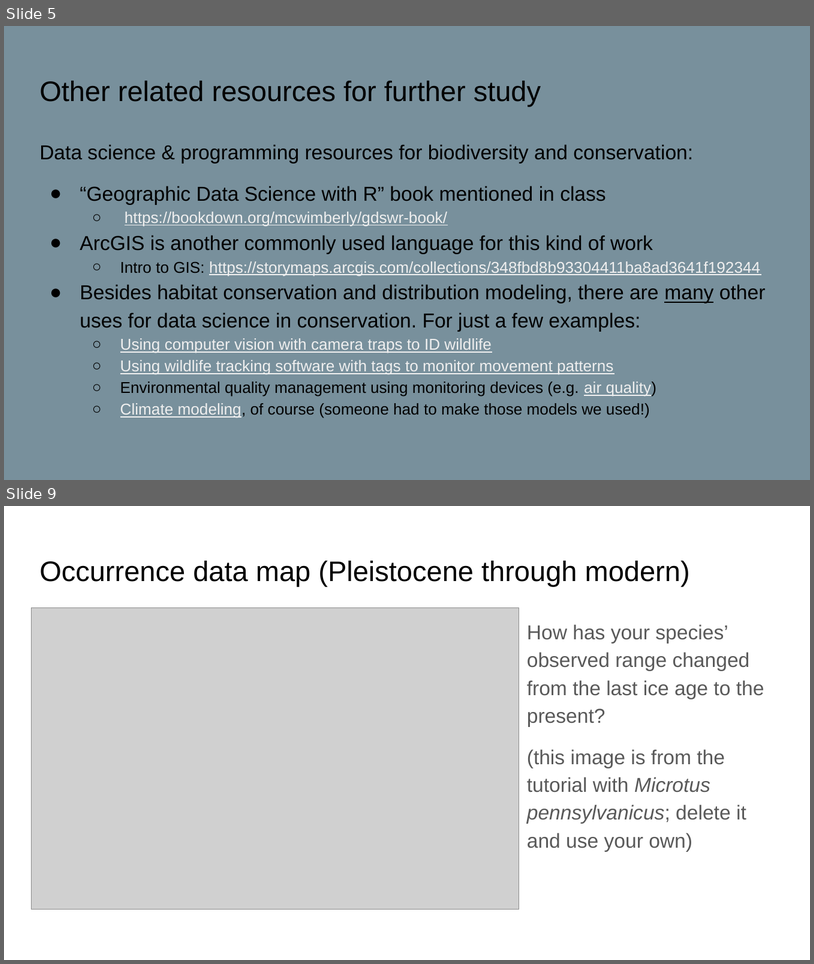
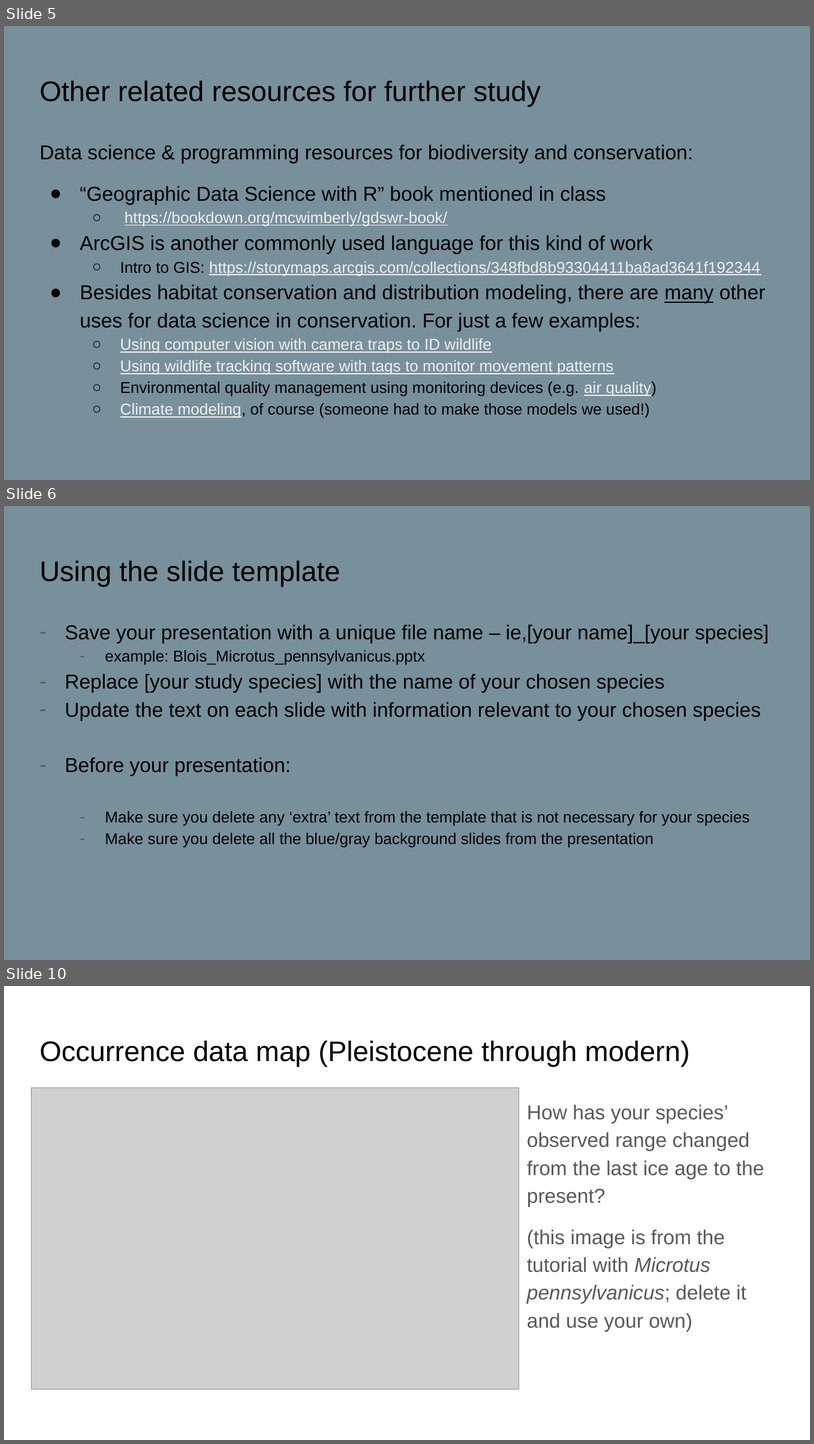
Before and after one commit to paleomammals/biodata_shortcourse, a slide deck: student presentation template.pptx. Shown one above the other, each under a label of ours: slides 5 and 9 before the commit, slides 5, 6 and 10 after it; the slides between them are not shown. The pictures are 814x964 and 814x1444 pixels, drawn with LibreOffice and Linux fonts; fonts in the diff are those of the drawing; grey boxes stand for pictures. Boxes give left, top, right and bottom in pixels: in the first picture for what was removed or moved away, otherwise in the second. Text is boxed around its words. In the diff, an @@ line names an element or a change of style, - is before the commit and + after.

```diff
--- a/student presentation template.pptx
+++ b/student presentation template.pptx
@@ slide 6 added at (4,506,810,960), background #78909C @@
@@ title added at (39,561,341,586), 25.2 pt, text #000000 @@
+Using the slide template
@@ text added at (65,624,769,847), 18 pt, text #000000 @@
+– Save your presentation with a unique file name – ie,[your name]_[your species]
+  – example: Blois_Microtus_pennsylvanicus.pptx
+– Replace [your study species] with the name of your chosen species
+– Update the text on each slide with information relevant to your chosen species
+– Before your presentation:
+  – Make sure you delete any ‘extra’ text from the template that is not necessary for your species
+  – Make sure you delete all the blue/gray background slides from the presentation
@@ what was slide 9 is now slide 10 @@
```
Also in this commit, not shown: 5 slides changed, 50 other files.
